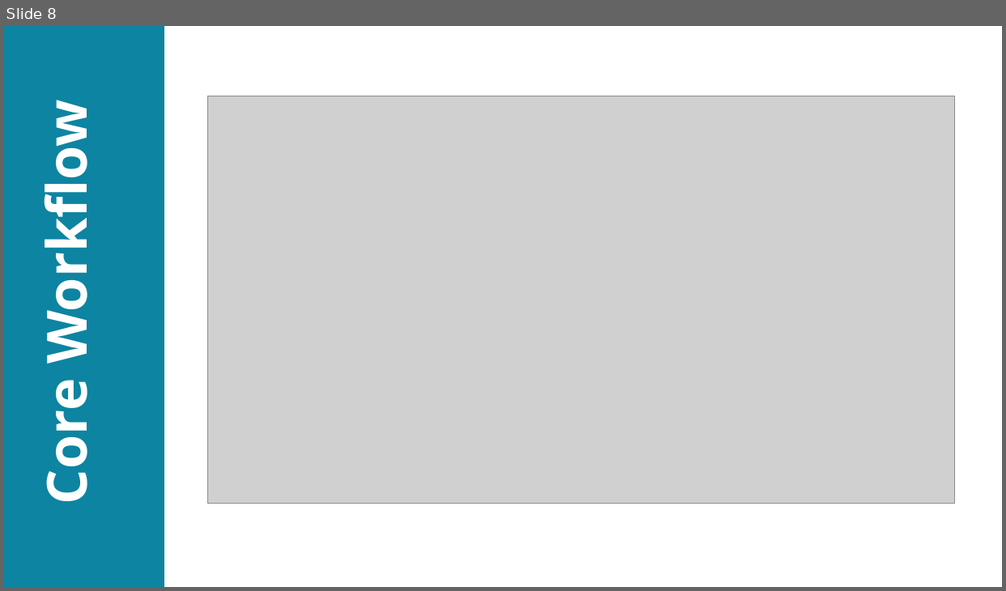
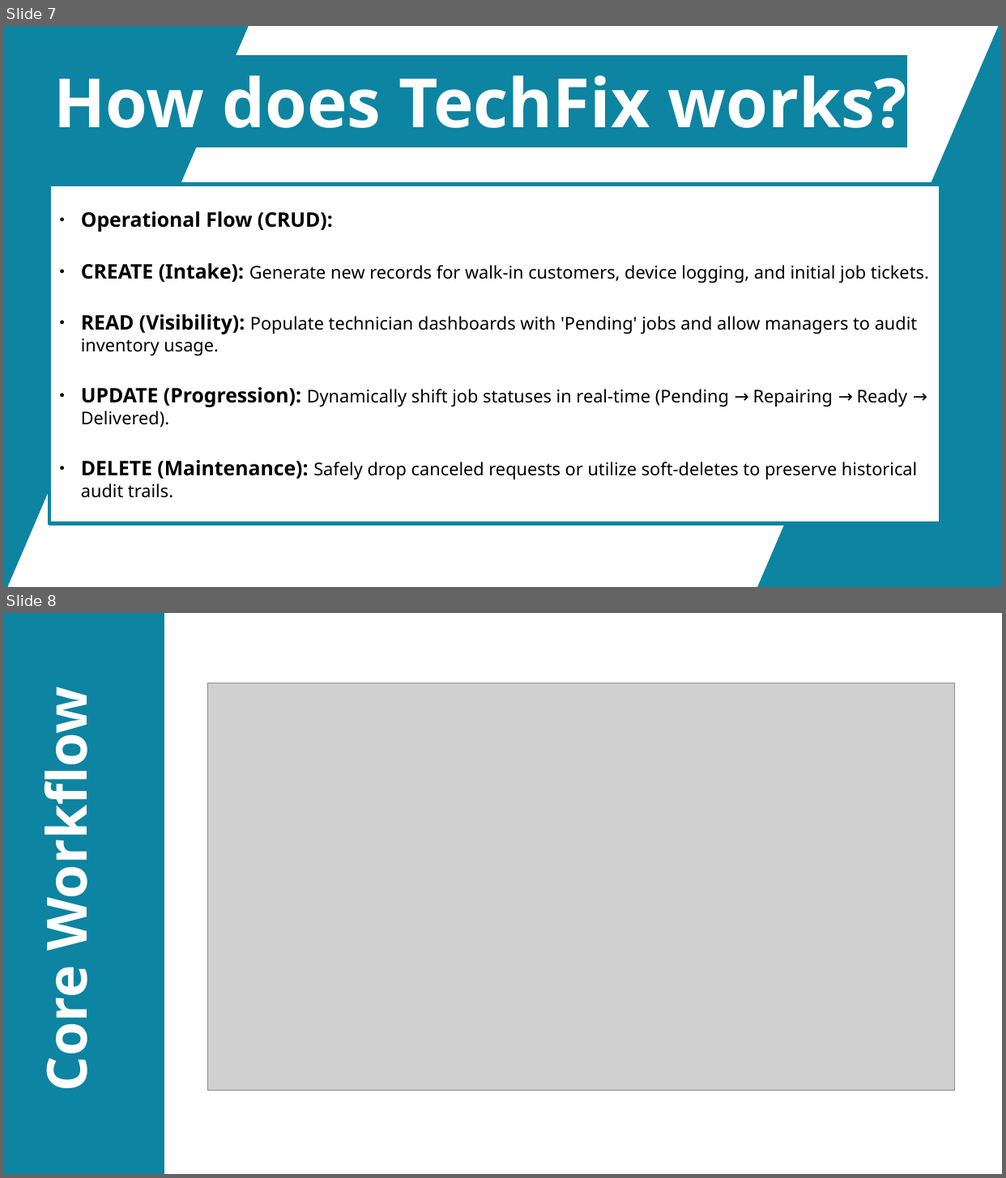
Before and after one commit to AlphaBeast97/DBMS-Flutter-Porject, a slide deck: proposal.odp. Shown one above the other, each under a label of ours: slide 8 before the commit, slides 7 and 8 after it. The pictures are 1006x591 and 1006x1178 pixels, drawn with LibreOffice and Linux fonts; fonts in the diff are those of the drawing; grey boxes stand for pictures. Boxes give left, top, right and bottom in pixels: in the first picture for what was removed or moved away, otherwise in the second. Text is boxed around its words. In the diff, an @@ line names an element or a change of style, - is before the commit and + after.

Commit message:
Add initial proposal presentation file

```diff
--- a/proposal.odp
+++ b/proposal.odp
@@ slide 7 added at [4,26,1002,587], background #FFFFFF @@
@@ freeform shape added at [4,26,249,587], fill #0D84A1 @@
@@ freeform shape added at [757,26,1002,587], fill #0D84A1 @@
@@ title added at [54,75,907,128], 54 pt, text #FFFFFF, bold @@
+How does TechFix works?
@@ rectangle added at [49,185,940,524], fill #FFFFFF, outline #0D84A1 2.83 pt, 14 pt, text #000000 @@
+● Operational Flow (CRUD):
+● CREATE (Intake): Generate new records for walk-in customers, device logging, and initial job tickets.
+● READ (Visibility): Populate technician dashboards with 'Pending' jobs and allow managers to audit inventory usage.
+● UPDATE (Progression): Dynamically shift job statuses in real-time (Pending → Repairing → Ready → Delivered).
+● DELETE (Maintenance): Safely drop canceled requests or utilize soft-deletes to preserve historical audit trails.
```
Also in this commit, not shown: 3 slides changed, 5 other slides added, 3 slides removed, 4 other files.
